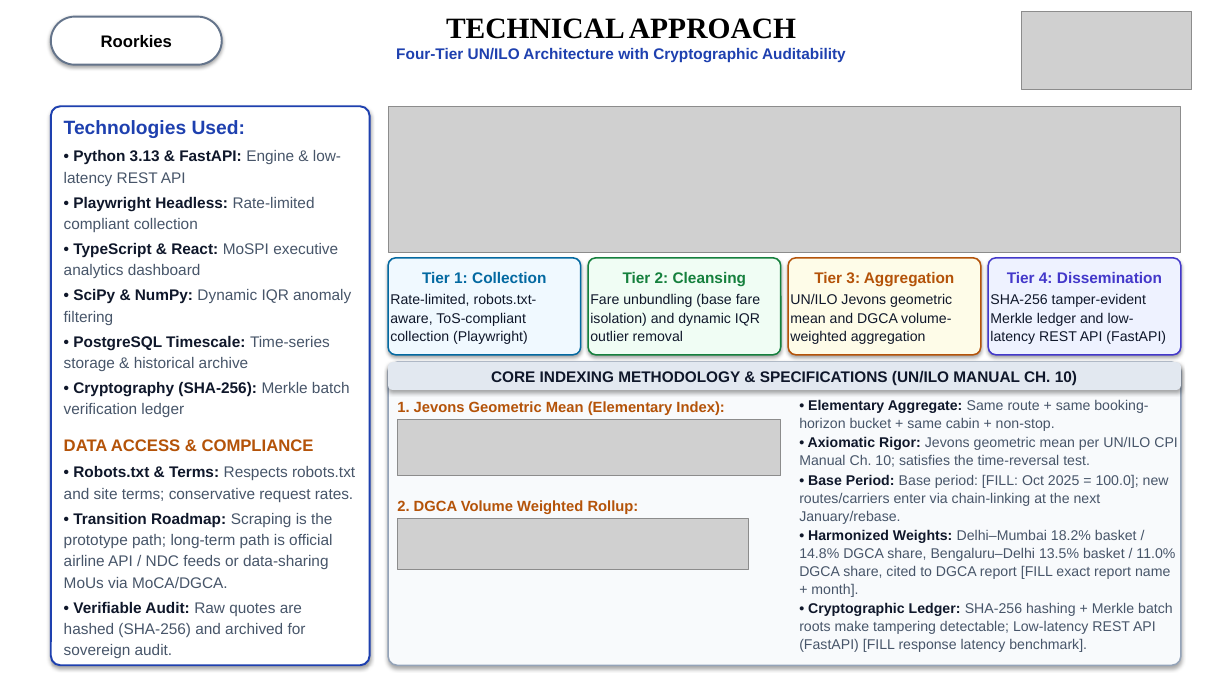
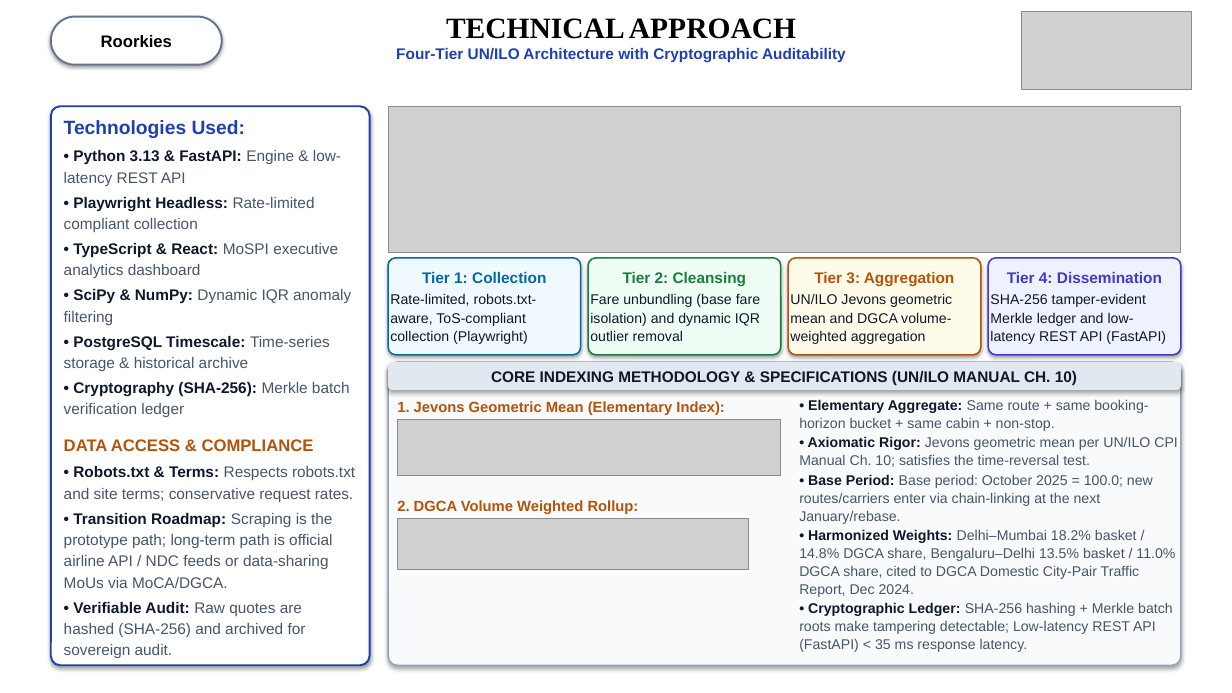
Before and after one commit to oshshivish-tech/sih26056_airfare_cpi, a slide deck: slide 3 of public/AirIntel_India_SIH26056_Presentation.pptx. Drawn at 1232x693 pixels with LibreOffice and Linux fonts; fonts in the diff are those of the drawing; grey boxes stand for pictures. Boxes give left, top, right and bottom in pixels: in the first picture for what was removed or moved away, otherwise in the second. Text is boxed around its words. In the diff, an @@ line names an element or a change of style, - is before the commit and + after.

```diff
--- a/public/AirIntel_India_SIH26056_Presentation.pptx
+++ b/public/AirIntel_India_SIH26056_Presentation.pptx
@@ text at (x1=799, y1=474, x2=1175, y2=652): text changed @@
-• Base Period: Base period: [FILL: Oct 2025 = 100.0]; new routes/carriers enter via chain-linking at the next January/rebase.
-• Harmonized Weights: Delhi–Mumbai 18.2% basket / 14.8% DGCA share, Bengaluru–Delhi 13.5% basket / 11.0% DGCA share, cited to DGCA report [FILL exact report name + month].
-• Cryptographic Ledger: SHA-256 hashing + Merkle batch roots make tampering detectable; Low-latency REST API (FastAPI) [FILL response latency benchmark].
+• Base Period: Base period: October 2025 = 100.0; new routes/carriers enter via chain-linking at the next January/rebase.
+• Harmonized Weights: Delhi–Mumbai 18.2% basket / 14.8% DGCA share, Bengaluru–Delhi 13.5% basket / 11.0% DGCA share, cited to DGCA Domestic City-Pair Traffic Report, Dec 2024.
+• Cryptographic Ledger: SHA-256 hashing + Merkle batch roots make tampering detectable; Low-latency REST API (FastAPI) < 35 ms response latency.
```
Also in this commit, not shown: 3 other slides changed, 9 other files.
